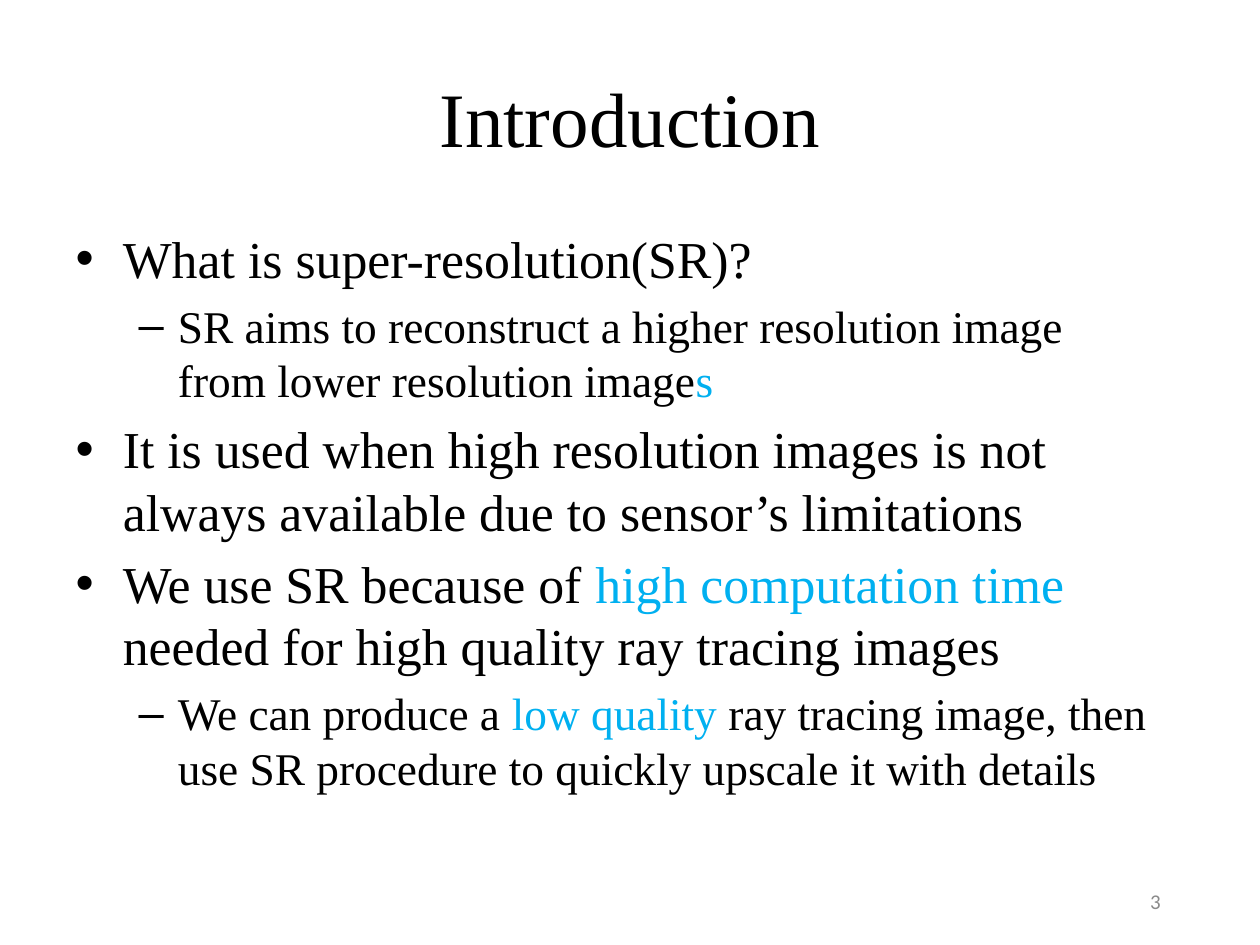
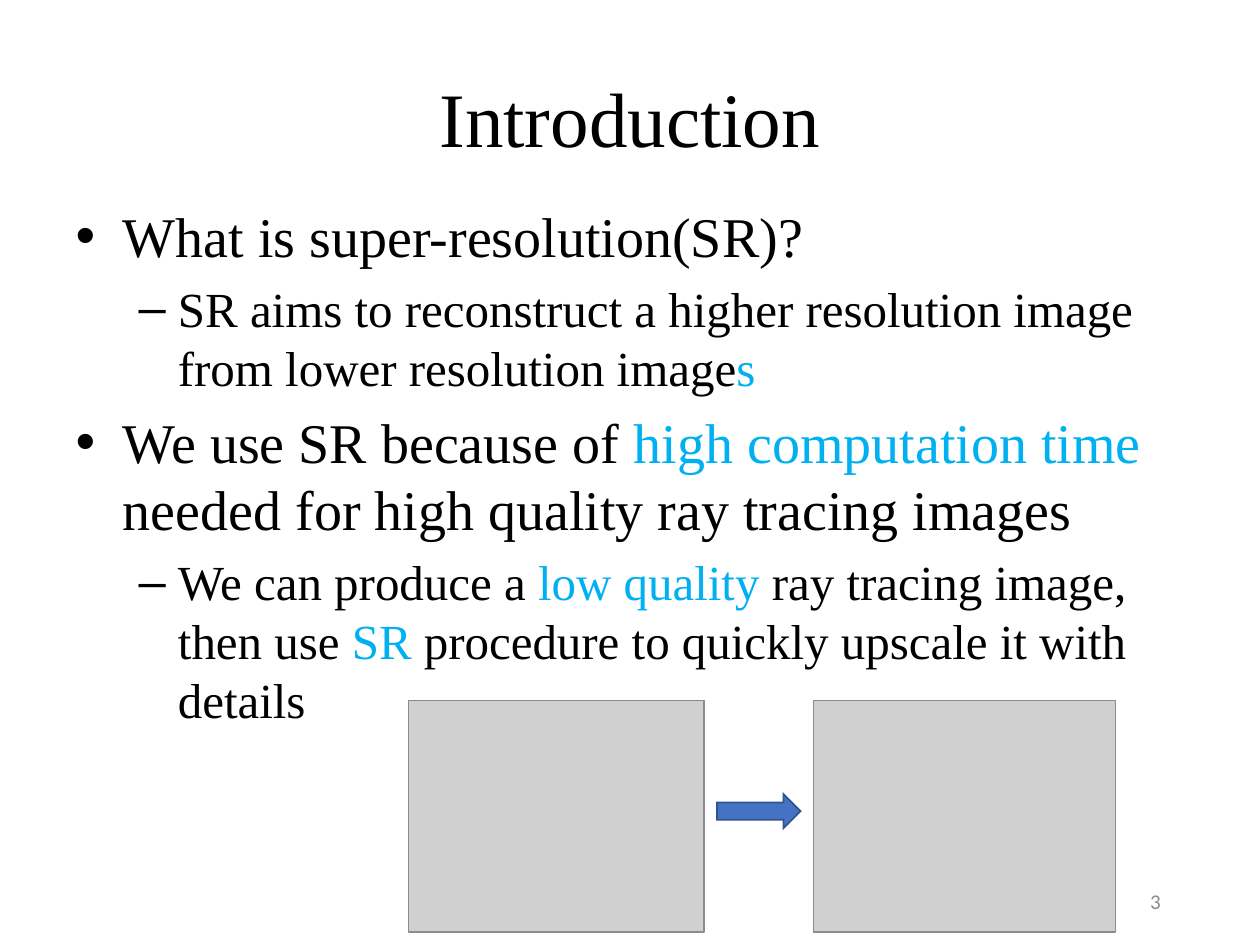
Before and after one commit to ttcpsntpc/Neumerical-Analysis, a slide deck: slide 3 of Lagrange interpolation/專題/專題決賽報告檔.pptx. Drawn at 1260x945 pixels with LibreOffice and Linux fonts; fonts in the diff are those of the drawing; grey boxes stand for pictures. Boxes give left, top, right and bottom in pixels: in the first picture for what was removed or moved away, otherwise in the second. Text is boxed around its words. In the diff, an @@ line names an element or a change of style, - is before the commit and + after.

```diff
--- a/Lagrange interpolation/專題/專題決賽報告檔.pptx
+++ b/Lagrange interpolation/專題/專題決賽報告檔.pptx
@@ text "What is super-resolution(SR)?": place and size @@
-text "What is super-resolution(SR)?" at bbox=[123, 242, 1146, 794]
+text "What is super-resolution(SR)?" at bbox=[123, 218, 1140, 719]
@@ text "What is super-resolution(SR)?" at bbox=[123, 218, 1140, 719]: size 29.6 to 32 pt in "What is super-resolution(SR)?", "We use SR because of high computation ..."; size 25.9 to 28 pt in "SR aims to reconstruct a higher resolution ...", "We can produce a low quality ray ..."; text colour #000000 to #00B0F0 in "SR" @@
@@ text at bbox=[123, 432, 1046, 541]: paragraph removed @@
-• It is used when high resolution images is not always available due to sensor’s limitations
@@ picture added at bbox=[408, 701, 704, 932] @@
@@ picture added at bbox=[814, 701, 1116, 932] @@
@@ right arrow added at bbox=[717, 794, 800, 828], fill #4472C4, outline #325491 1 pt @@
```
Also in this commit, not shown: 10 other slides changed, 6 slides added, 19 slides removed.
